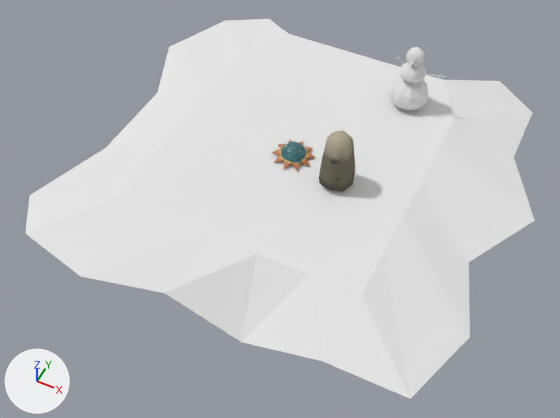
What one commit did to the Blender file ld31_onescreen/srcart/onescreen_proto1.blend.
The view is the same before and after, from a 50 mm camera at (4.7, -10.02, 10.81) aimed at (0.12, -0.85, -0.66). Lighting does not change. The marker at lower left points along +X, +Y and +Z.
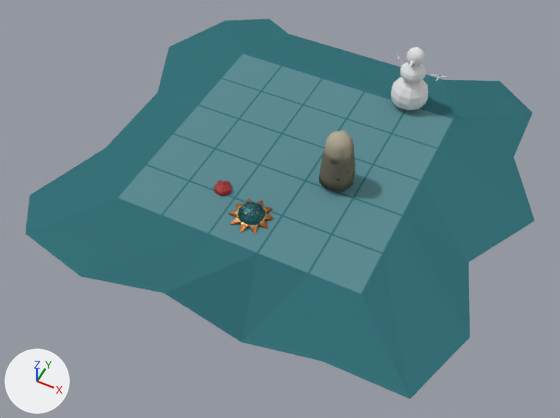
Changed parts and their boxes (x1, y1, x2, y2) in the pictures (560 x 418 px):
```json
{"object": "Grid", "change": "surface changed", "before": [25, 19, 535, 399], "after": [25, 19, 535, 399], "on screen": "white to cyan"}
{"object": "Sphere", "change": "moved", "before": [271, 140, 316, 171], "after": [228, 199, 275, 234]}
{"object": "Icosphere", "change": "moved", "after": [214, 180, 232, 196], "on screen": "not visible before"}
```

The change, as JSON lines over the scene's bpy script:
```json
{"op": "add", "block": "img_gameboard_5x5_png", "code": ["img_gameboard_5x5_png = load_image('gameboard_5x5.png', '../assets/gameboard_5x5.png', 512, 512, 'sRGB')"]}
{"op": "remove", "block": "mat_mtl_ground", "code": "mat_mtl_ground.base_color = (0.8, 0.8, 0.8)  # white #e7e7e7"}
{"op": "add", "block": "mat_mtl_ground", "code": "mat_mtl_ground.texture = img_gameboard_5x5_png"}
{"op": "set", "path": "ob_sphere.location", "old": "(0.0, 0.0, 0.0)", "new": "(0.0, -1.77, -0.03)"}
{"op": "set", "path": "ob_icosphere.location", "old": "(0.0, 0.0, 0.0)", "new": "(-0.81, -1.41, 0.0)"}
```
